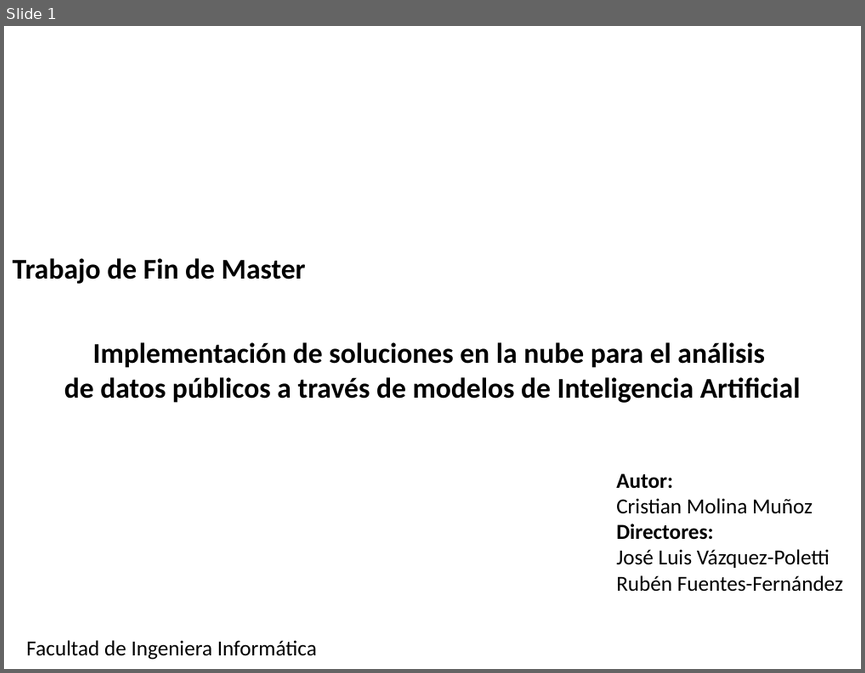
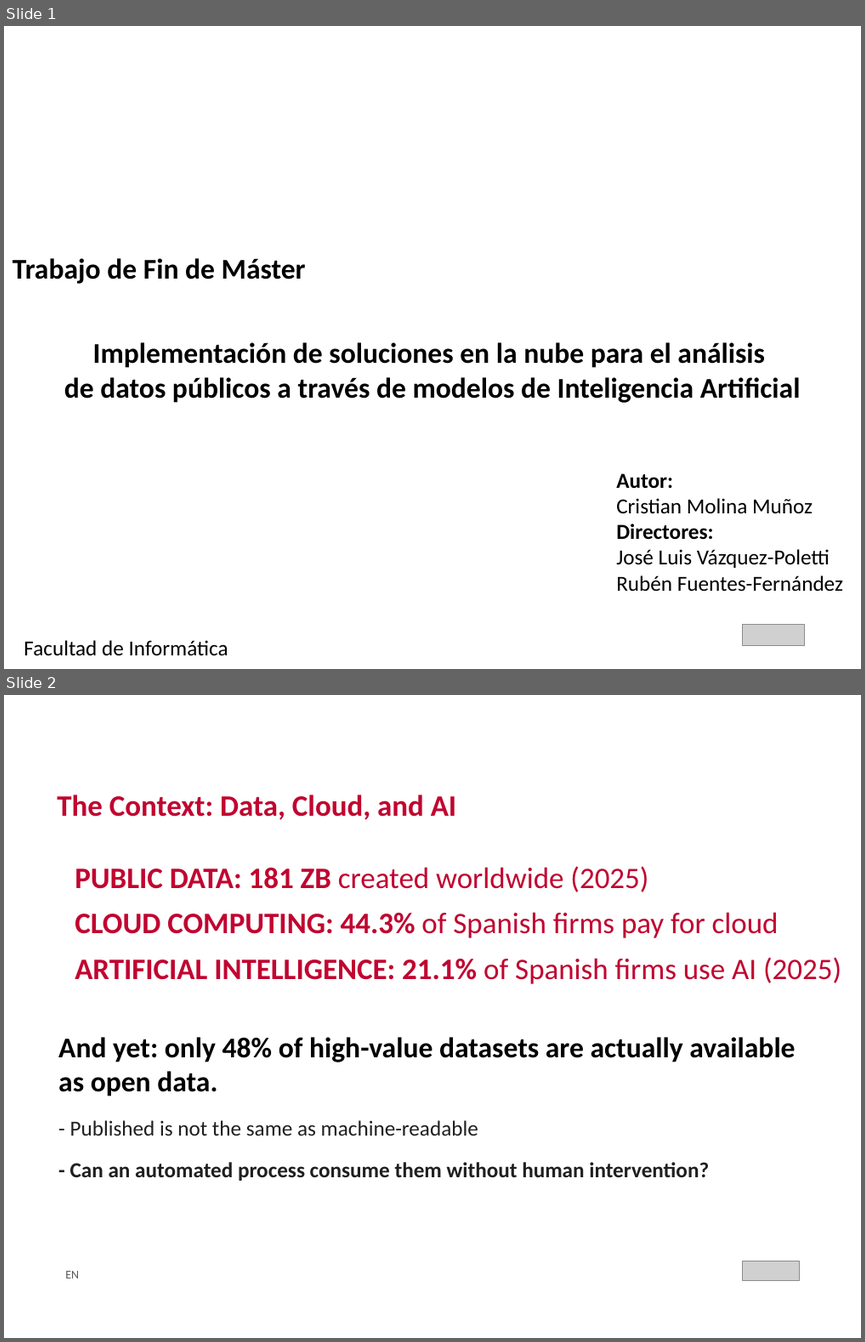
Before and after one commit to crismo04/TFM-cloud-soliutions-to-public-data, a slide deck: master's thesis/TFM_MII_Cloud_AI_PublicData_MolinaCristian_2026.pptx. Shown one above the other, each under a label of ours: slide 1 before the commit, slides 1 and 2 after it. The pictures are 865x673 and 865x1342 pixels, drawn with LibreOffice and Linux fonts; fonts in the diff are those of the drawing; grey boxes stand for pictures; background and template pictures are left out. Boxes give left, top, right and bottom in pixels: in the first picture for what was removed or moved away, otherwise in the second. Text is boxed around its words. In the diff, an @@ line names an element or a change of style, - is before the commit and + after.

```diff
--- a/master's thesis/TFM_MII_Cloud_AI_PublicData_MolinaCristian_2026.pptx
+++ b/master's thesis/TFM_MII_Cloud_AI_PublicData_MolinaCristian_2026.pptx
@@ slide 2 added at (4, 695, 861, 1338), background #FFFFFF @@
@@ text added at (57, 794, 456, 820), 25 pt, text #C00530, bold @@
+The Context: Data, Cloud, and AI
@@ text added at (75, 866, 841, 984), 25 pt, text #C00530 @@
+PUBLIC DATA: 181 ZB created worldwide (2025)
+CLOUD COMPUTING: 44.3% of Spanish firms pay for cloud
+ARTIFICIAL INTELLIGENCE: 21.1% of Spanish firms use AI (2025)
@@ text added at (58, 1037, 794, 1180), 18 pt, text #1F1F1F, bold @@
+And yet: only 48% of high-value datasets are actually available as open data.
+- Published is not the same as machine-readable
+- Can an automated process consume them without human intervention?
@@ text added at (65, 1270, 79, 1278), 10 pt, text #5A5A5A @@
+EN
@@ picture added at (743, 1260, 799, 1280) @@
@@ slide 1 changed as well @@
@@ text at (12, 258, 306, 284): text changed @@
-Trabajo de Fin de Master
+Trabajo de Fin de Máster
@@ picture added at (743, 624, 804, 646) @@
@@ text at (24, 640, 228, 656): text changed @@
-Facultad de Ingeniera Informática
+Facultad de Informática
```
Also in this commit, not shown: 31 other slides added, 3 slides removed, 9 other files.
